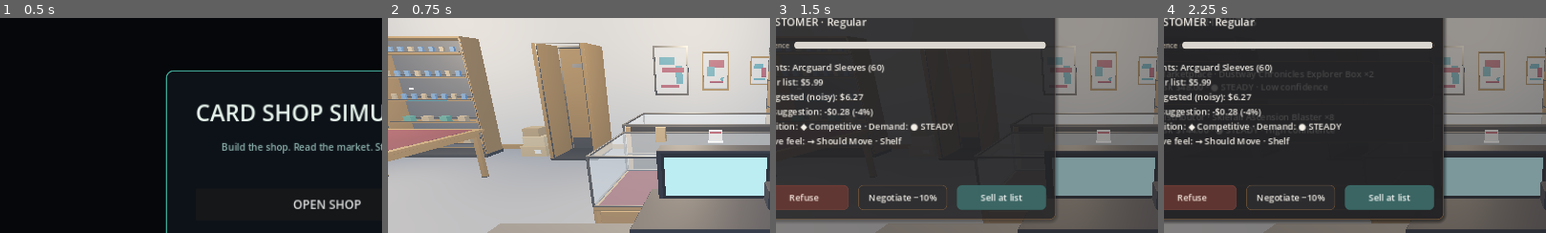
Above: before the commit, frames 1-4 (left to right).
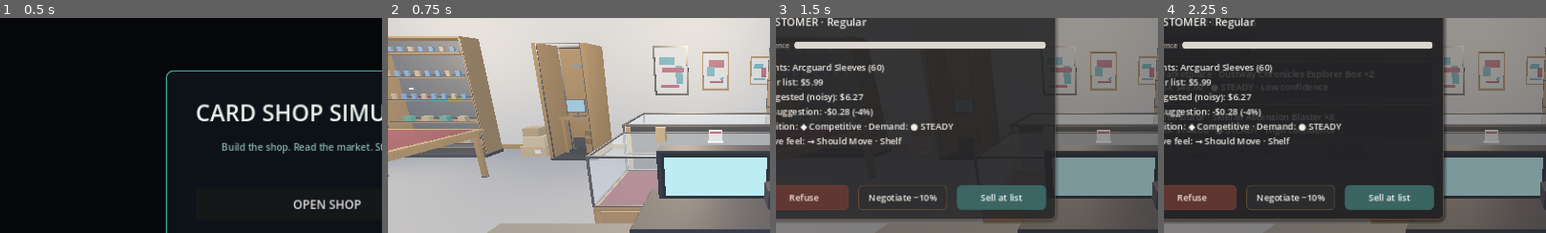
Above: after the commit, the same moments.

Repository: adamwlarson/cardshopsimulator
Game: Godot game, scene res://scenes/boot/boot.tscn
Same seed, same stepped clock (60 frames per second), same inputs: the game is played once before the commit and once after it.
Inputs:
- Up to frame 1 (0.5 s): no input
- Up to frame 2 (0.75 s): click "OPEN SHOP" at 0.5 s
- Up to frame 3 (1.5 s): click "Open floor" at 1.25 s
- Up to frame 4 (2.25 s): click "Buy opportunity" at 2 s
The pictures show only the part of the screen within x 7-57%, y 14-64%; the shares and areas given below are measured in that part.

Frame 1 is identical in both runs. In frame 2, 0.5% of the frame differs, in the area x 46-54%, y 37-63%; in frame 3, less than 0.1%; in frame 4, less than 0.1%.

Commit message:
Nudge B07 BackOfficeGlimpse onto the A13 alcove rear
Art review: prior Z=-7.65 sat past the interior shell floor (Z≈-7.2).
Place the glimpse at (4.5, 0, -7.05) on-floor at the door alcove rear,
identity rotation. B09/B01/B06 transforms unchanged.

Co-authored-by: Adam Larson <maddogawl@gmail.com>

Diff:
--- a/scenes/shop/shop_floor.tscn
+++ b/scenes/shop/shop_floor.tscn
@@ -76,7 +76,7 @@
 position = Vector3(4.5, 0, -6.75)
 
 [node name="BackOfficeGlimpse" parent="Fixtures" instance=ExtResource("31_back_office")]
-position = Vector3(4.5, 0, -7.65)
+position = Vector3(4.5, 0, -7.05)
 
 [node name="CheckoutCounter" parent="Fixtures" instance=ExtResource("8_counter")]
 position = Vector3(7.2, 0, -1.35)
--- a/tests/test_runner.gd
+++ b/tests/test_runner.gd
@@ -2194,15 +2194,25 @@
 		)
 	if glimpse != null:
 		_expect_equal(
-			glimpse.position.is_equal_approx(Vector3(4.5, 0, -7.65)),
+			glimpse.position.is_equal_approx(Vector3(4.5, 0, -7.05)),
 			true,
-			"B07 glimpse sits one tile behind A13"
+			"B07 glimpse sits at A13 alcove rear on interior floor"
+		)
+		_expect_equal(
+			glimpse.position.z >= -7.15 and glimpse.position.z <= -6.95,
+			true,
+			"B07 Z stays in Art alcove-rear band −7.15…−6.95"
 		)
 		_expect_equal(
 			glimpse.scale.is_equal_approx(Vector3.ONE),
 			true,
 			"B07 authored scale"
 		)
+		_expect_equal(
+			glimpse.rotation_degrees.is_equal_approx(Vector3.ZERO),
+			true,
+			"B07 identity rotation"
+		)
 	if backstock != null and glimpse != null:
 		_expect_equal(
 			is_equal_approx(backstock.position.x, glimpse.position.x),
@@ -2210,9 +2220,9 @@
 			"B07 shares A13 X"
 		)
 		_expect_equal(
-			is_equal_approx(glimpse.position.z, backstock.position.z - 0.9),
+			is_equal_approx(glimpse.position.z, backstock.position.z - 0.3),
 			true,
-			"B07 is one tile behind A13 door"
+			"B07 is at alcove rear, 0.3 m behind A13 center"
 		)
 	if camera != null:
 		_expect_equal(is_equal_approx(camera.fov, ShopCamera.HOME_FOV), true, "placement does not change FOV")
